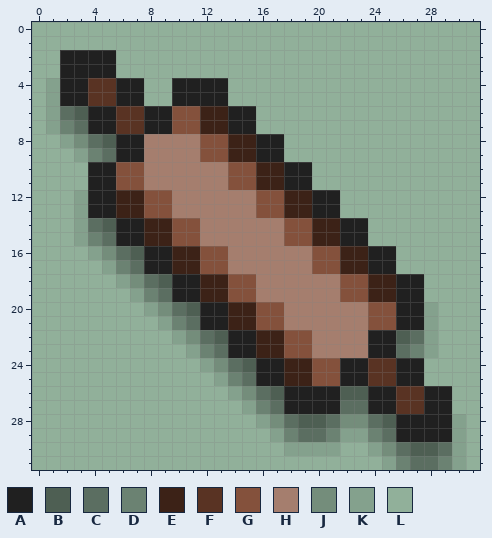
Edited in one commit: pixel-art sprite (img/weapon4.png). The picture above is the old version.
The file is 32x32 pixels. Colours within 5 levels of each other are drawn and written as one.
Palette (. is transparent): A #202020  B #4e5f53  C #5b6e61  D #6b8272  E #3c2217  F #593323  G #84513c  H #a57e6e  J #748d7b  K #84a18d  L #91b09a
Pixels before, first column x 0:
 0 LLLLLLLLLLLLLLLLLLLLLLLLLLLLLLLL
 1 LLLLLLLLLLLLLLLLLLLLLLLLLLLLLLLL
 2 LLAAAALLLLLLLLLLLLLLLLLLLLLLLLLL
 3 LLAAAALLLLLLLLLLLLLLLLLLLLLLLLLL
 4 LKAAFFAALLAAAALLLLLLLLLLLLLLLLLL
 5 LKAAFFAALLAAAALLLLLLLLLLLLLLLLLL
 6 LKCBAAFFAAGGEEAALLLLLLLLLLLLLLLL
 7 LKDCAAFFAAGGEEAALLLLLLLLLLLLLLLL
 8 LLKJCBAAHHHHGGEEAALLLLLLLLLLLLLL
 9 LLLKDCAAHHHHGGEEAALLLLLLLLLLLLLL
10 LLLLAAGGHHHHHHGGEEAALLLLLLLLLLLL
11 LLLLAAGGHHHHHHGGEEAALLLLLLLLLLLL
12 LLLKAAEEGGHHHHHHGGEEAALLLLLLLLLL
13 LLLKAAEEGGHHHHHHGGEEAALLLLLLLLLL
14 LLLKCBAAEEGGHHHHHHGGEEAALLLLLLLL
15 LLLKDCAAEEGGHHHHHHGGEEAALLLLLLLL
16 LLLLKJCBAAEEGGHHHHHHGGEEAALLLLLL
17 LLLLLKDCAAEEGGHHHHHHGGEEAALLLLLL
18 LLLLLLKJCBAAEEGGHHHHHHGGEEAALLLL
19 LLLLLLLKDCAAEEGGHHHHHHGGEEAALLLL
20 LLLLLLLLKJCBAAEEGGHHHHHHGGAAKLLL
21 LLLLLLLLLKDCAAEEGGHHHHHHGGAAKLLL
22 LLLLLLLLLLKJCBAAEEGGHHHHAABCKLLL
23 LLLLLLLLLLLKDCAAEEGGHHHHAACDKLLL
24 LLLLLLLLLLLLKJCBAAEEGGAAFFAALLLL
25 LLLLLLLLLLLLLKDCAAEEGGAAFFAALLLL
26 LLLLLLLLLLLLLLKJCBAAAABBAAFFAALL
27 LLLLLLLLLLLLLLLKDCAAAACCAAFFAALL
28 LLLLLLLLLLLLLLLLKJCBBCJJCBAAAAKL
29 LLLLLLLLLLLLLLLLLKDCCDKKDCAAAAKL
30 LLLLLLLLLLLLLLLLLLKKKKLLKJCBBCKL
31 LLLLLLLLLLLLLLLLLLLLLLLLLKDCCDKL
New version:
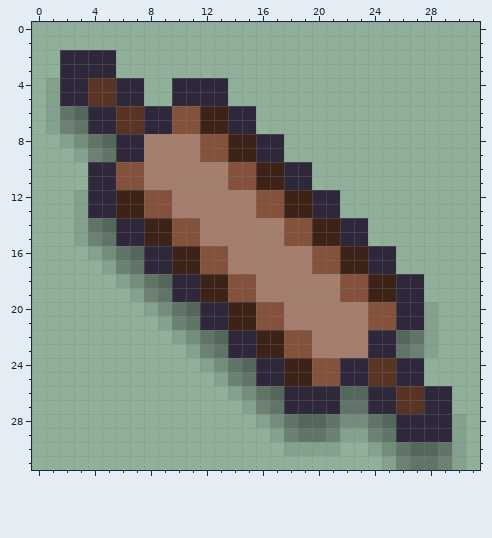
Diff:
colour A: #202020 -> #2f283a
colour B: #4e5f53 -> #55665c
colour C: #5b6e61 -> #617468
Changed places in both pictures, as pixel boxes (x1, y1, x2, y2):
changed: (60, 50, 452, 470)
